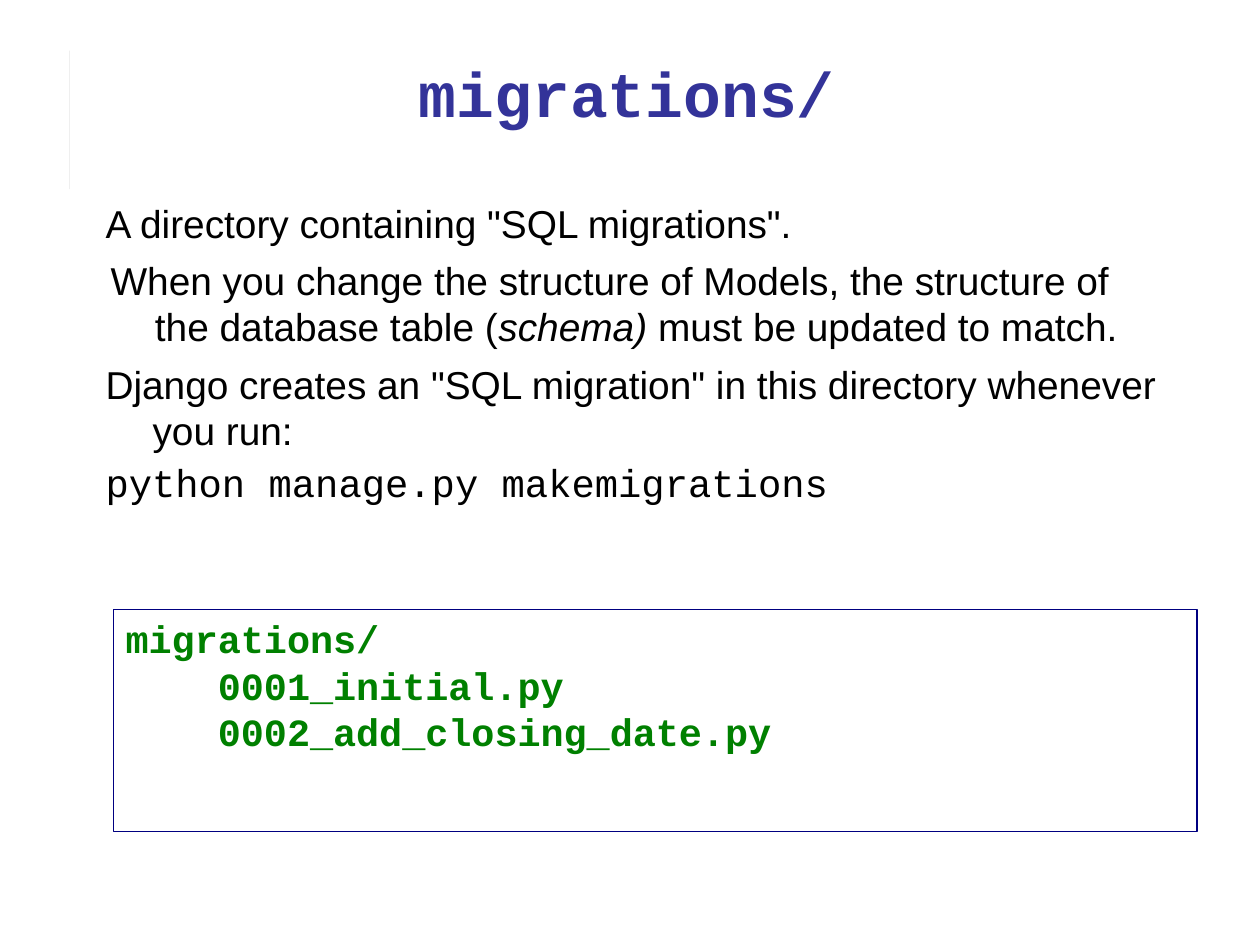
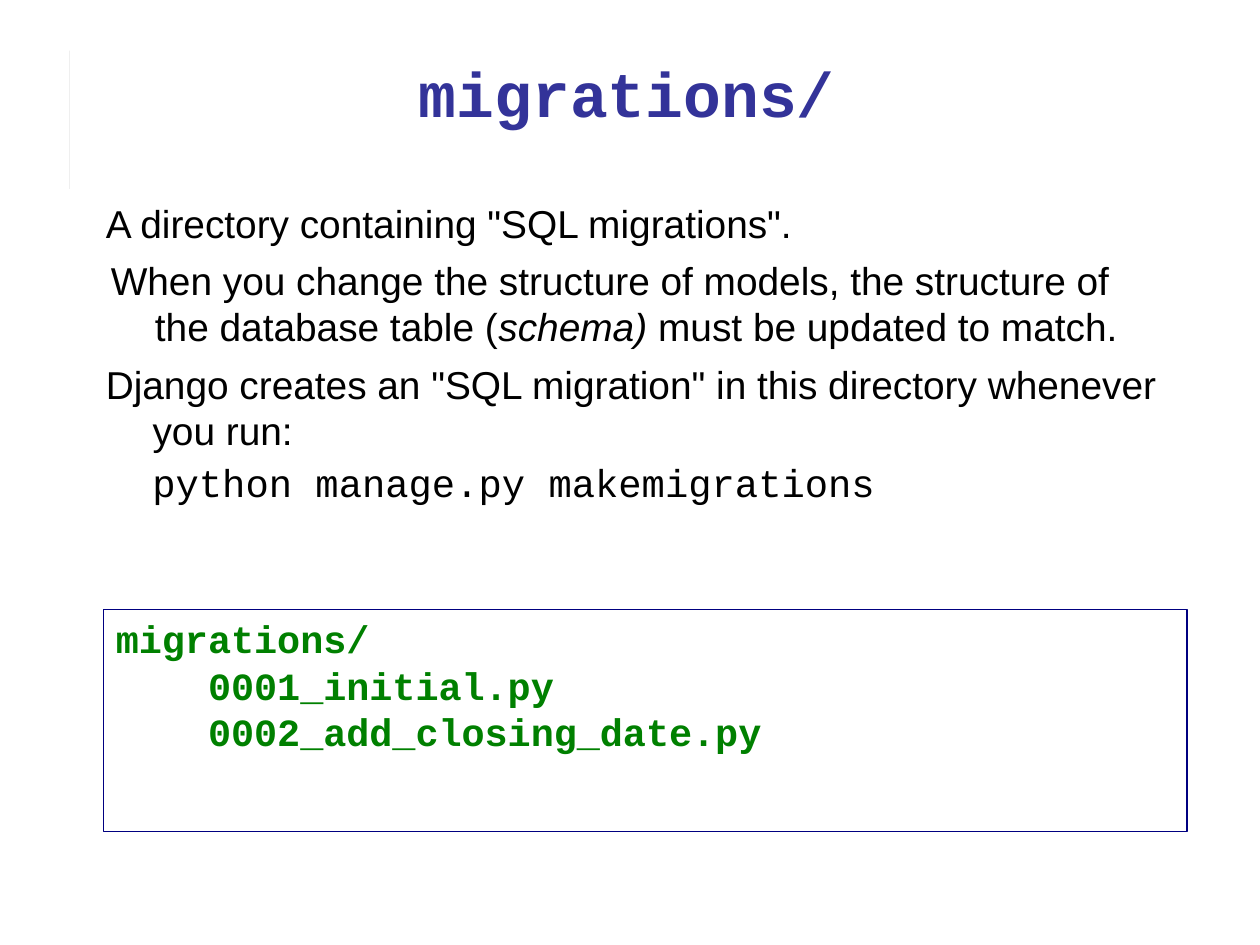
Before and after one commit to cpske/ISP, a slide deck: slide 15 of django/Intro-to-Django.ppt (slide 13 before the commit). Drawn at 1260x945 pixels with LibreOffice and Linux fonts; fonts in the diff are those of the drawing. Boxes give left, top, right and bottom in pixels: in the first picture for what was removed or moved away, otherwise in the second. Text is boxed around its words. In the diff, an @@ line names an element or a change of style, - is before the commit and + after.

```diff
--- a/django/Intro-to-Django.ppt
+++ b/django/Intro-to-Django.ppt
@@ text at (111,267,1117,349): text changed @@
-When you change the structure of Models, the structure of the database table (schema) must be updated to match.
+When you change the structure of models, the structure of the database table (schema) must be updated to match.
@@ rectangle "migrations/": place and size @@
-rectangle "migrations/" at (113,610,1197,832)
+rectangle "migrations/" at (103,610,1187,832)
```
Also in this commit, not shown: 18 other slides changed, 6 slides added, 2 other files.
